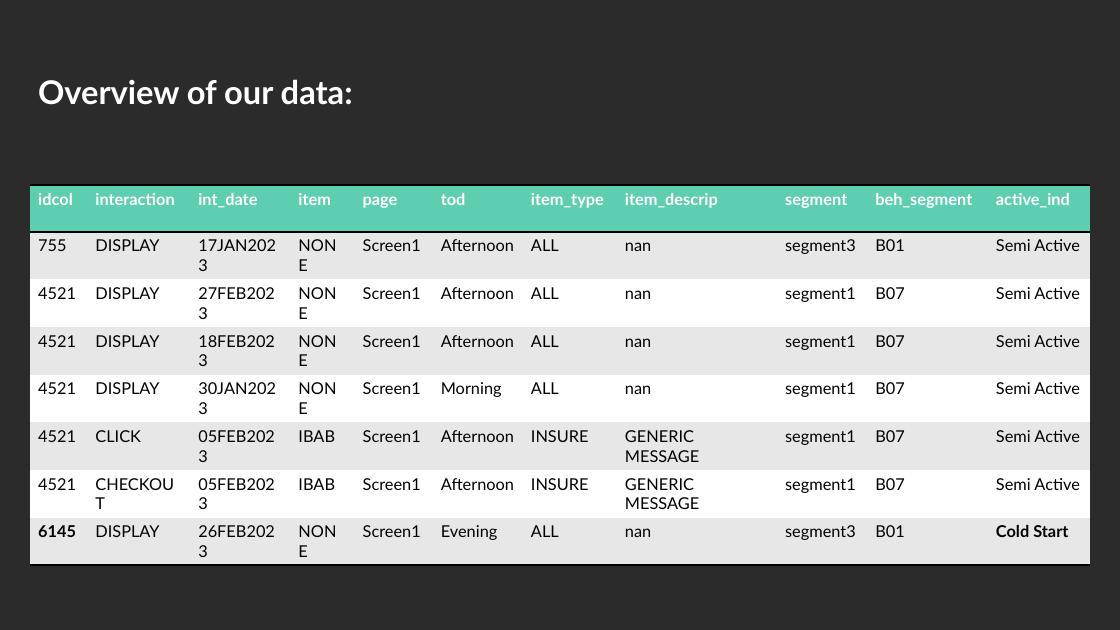
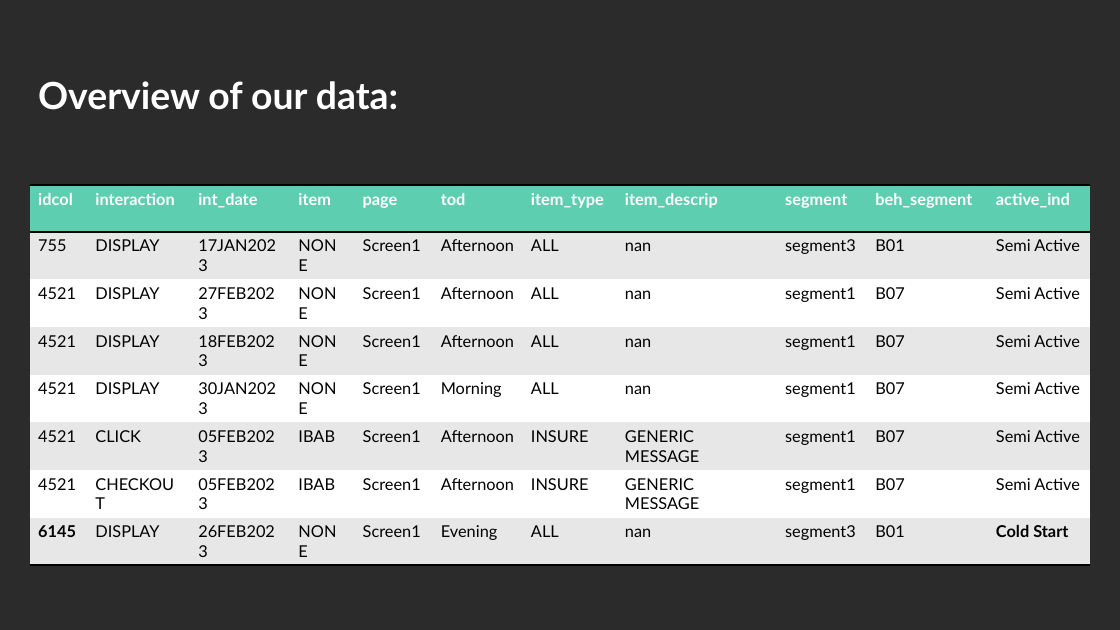
Before and after one commit to lizesteyn/FNBdataquest, a slide deck: slide 3 of Presentation1.pptx. Drawn at 1120x630 pixels with LibreOffice and Linux fonts; fonts in the diff are those of the drawing; background and template pictures are left out; a plain dark background stands for a picture behind light text. Boxes give left, top, right and bottom in pixels: in the first picture for what was removed or moved away, otherwise in the second. Text is boxed around its words. In the diff, an @@ line names an element or a change of style, - is before the commit and + after.

```diff
--- a/Presentation1.pptx
+++ b/Presentation1.pptx
@@ text "Overview of our data:" at [38, 81, 398, 110]: size 28 to 32 pt @@
```
Also in this commit, not shown: 14 other slides changed, 13 slides added, 18 slides removed.
